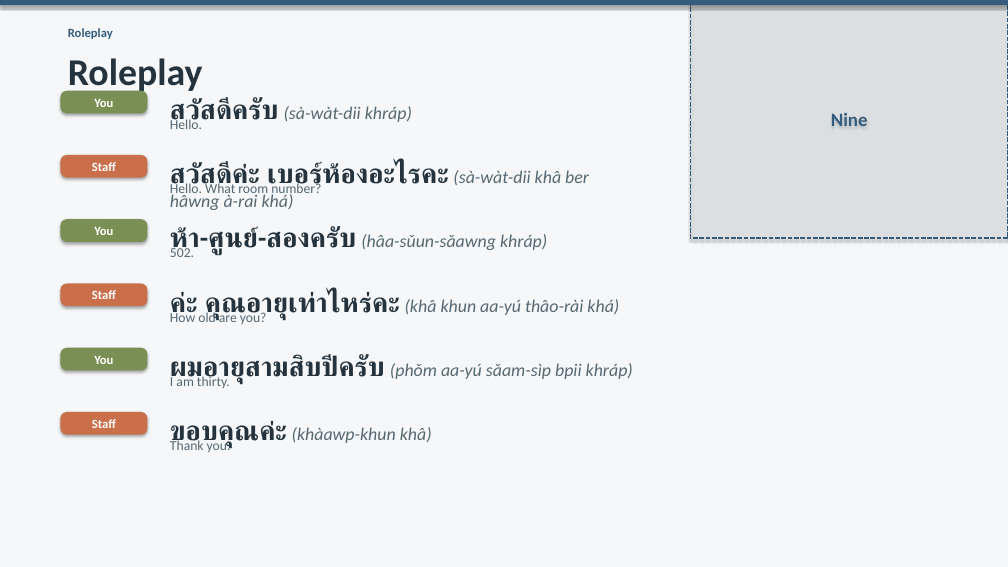
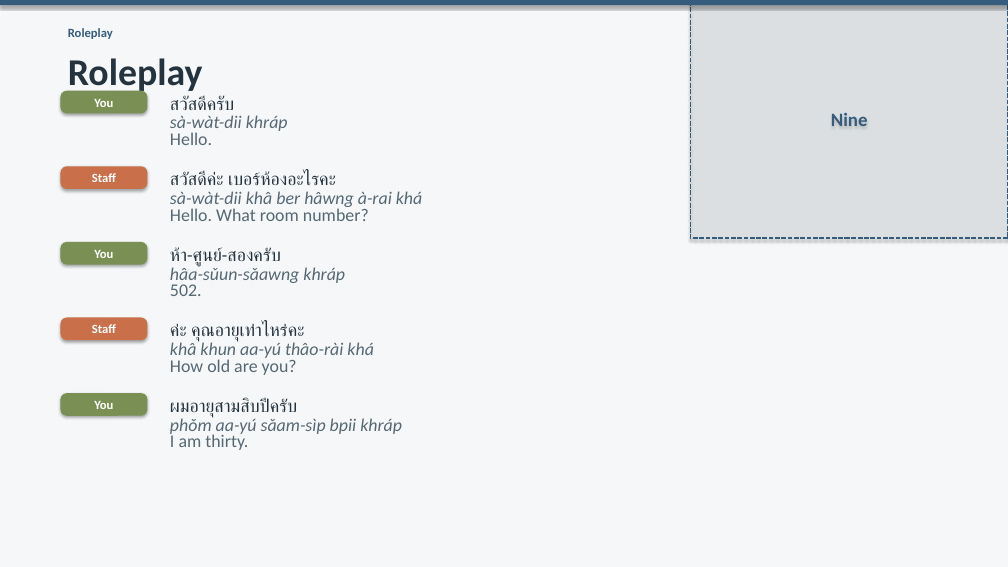
Before and after one commit to OTFTCS/thai-nine, a slide deck: slide 7 of course/modules/M01/L004/M01-L004-canva-deck.pptx. Drawn at 1008x567 pixels with LibreOffice and Linux fonts; fonts in the diff are those of the drawing. Boxes give left, top, right and bottom in pixels: in the first picture for what was removed or moved away, otherwise in the second. Text is boxed around its words. In the diff, an @@ line names an element or a change of style, - is before the commit and + after.

```diff
--- a/course/modules/M01/L004/M01-L004-canva-deck.pptx
+++ b/course/modules/M01/L004/M01-L004-canva-deck.pptx
@@ text at box(170, 96, 234, 110): text changed; text colour #566873 to #24333D; italic off @@
-สวัสดีครับ (sà-wàt-dii khráp)
+สวัสดีครับ
@@ text added at box(170, 115, 288, 134), 17 pt, text #566873, italic @@
+sà-wàt-dii khráp
@@ text "Hello.": place and size @@
-text "Hello." at box(170, 117, 202, 129)
+text "Hello." at box(170, 132, 212, 145)
@@ rounded rectangle "Staff": place and size @@
-rounded rectangle "Staff" at box(60, 155, 147, 178)
+rounded rectangle "Staff" at box(60, 166, 147, 189)
@@ text added at box(170, 172, 336, 185), 17 pt, text #24333D @@
+สวัสดีค่ะ เบอร์ห้องอะไรคะ
@@ text "Hello. What room number?": place and size @@
-text "Hello. What room number?" at box(170, 182, 321, 198)
+text "Hello. What room number?" at box(170, 206, 369, 221)
@@ text at box(170, 191, 422, 210): text changed @@
-สวัสดีค่ะ เบอร์ห้องอะไรคะ (sà-wàt-dii khâ ber hâwng à-rai khá)
+sà-wàt-dii khâ ber hâwng à-rai khá
@@ rounded rectangle "You": place and size @@
-rounded rectangle "You" at box(60, 219, 147, 242)
+rounded rectangle "You" at box(60, 242, 147, 265)
@@ text at box(170, 247, 281, 266): text changed; text colour #566873 to #24333D; italic off @@
-ห้า-ศูนย์-สองครับ (hâa-sǔun-sǎawng khráp)
+ห้า-ศูนย์-สองครับ
@@ text added at box(170, 265, 345, 285), 17 pt, text #566873, italic @@
+hâa-sǔun-sǎawng khráp
@@ size 13 to 17 pt in 5 elements at box(170, 132, 212, 145), box(170, 206, 369, 221), box(170, 357, 297, 375), box(170, 433, 248, 450), box(170, 284, 202, 296) @@
@@ text "502.": place and size @@
-text "502." at box(170, 246, 194, 257)
+text "502." at box(170, 284, 202, 296)
@@ rounded rectangle "Staff": place and size @@
-rounded rectangle "Staff" at box(60, 284, 147, 306)
+rounded rectangle "Staff" at box(60, 318, 147, 340)
@@ text at box(170, 323, 304, 342): text changed; text colour #566873 to #24333D; italic off @@
-ค่ะ คุณอายุเท่าไหร่คะ (khâ khun aa-yú thâo-rài khá)
+ค่ะ คุณอายุเท่าไหร่คะ
@@ text "How old are you?": place and size @@
-text "How old are you?" at box(170, 310, 267, 324)
+text "How old are you?" at box(170, 357, 297, 375)
@@ text added at box(170, 342, 374, 361), 17 pt, text #566873, italic @@
+khâ khun aa-yú thâo-rài khá
@@ rounded rectangle "You": place and size @@
-rounded rectangle "You" at box(60, 348, 147, 371)
+rounded rectangle "You" at box(60, 393, 147, 416)
@@ rounded rectangle removed at box(60, 412, 147, 435) @@
-Staff
@@ text at box(170, 418, 402, 436): text changed @@
-ผมอายุสามสิบปีครับ (phǒm aa-yú sǎam-sìp bpii khráp)
+phǒm aa-yú sǎam-sìp bpii khráp
@@ text at box(170, 398, 297, 417): text changed; size 13 to 17 pt; text colour #566873 to #24333D @@
-Thank you.
+ผมอายุสามสิบปีครับ
@@ text "I am thirty.": place and size @@
-text "I am thirty." at box(170, 374, 230, 388)
+text "I am thirty." at box(170, 433, 248, 450)
@@ text removed at box(170, 421, 432, 448) @@
-ขอบคุณค่ะ (khàawp-khun khâ)
```
Also in this commit, not shown: 4 other slides changed, 3 other files.
